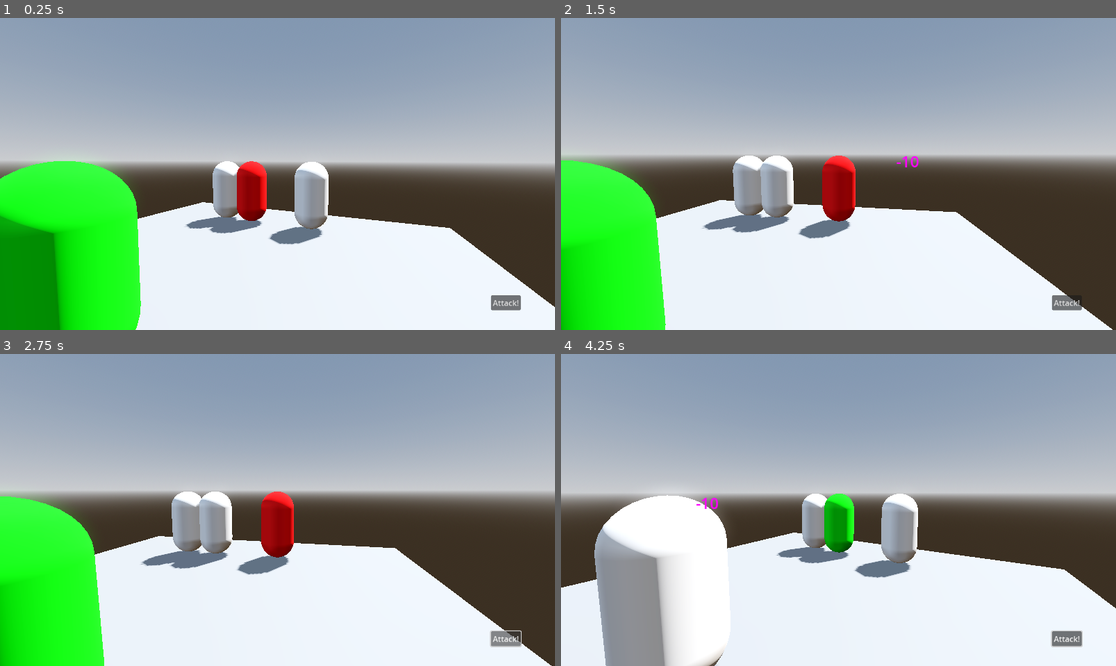
Above: before the commit, frames 1-4 (two rows, left to right).
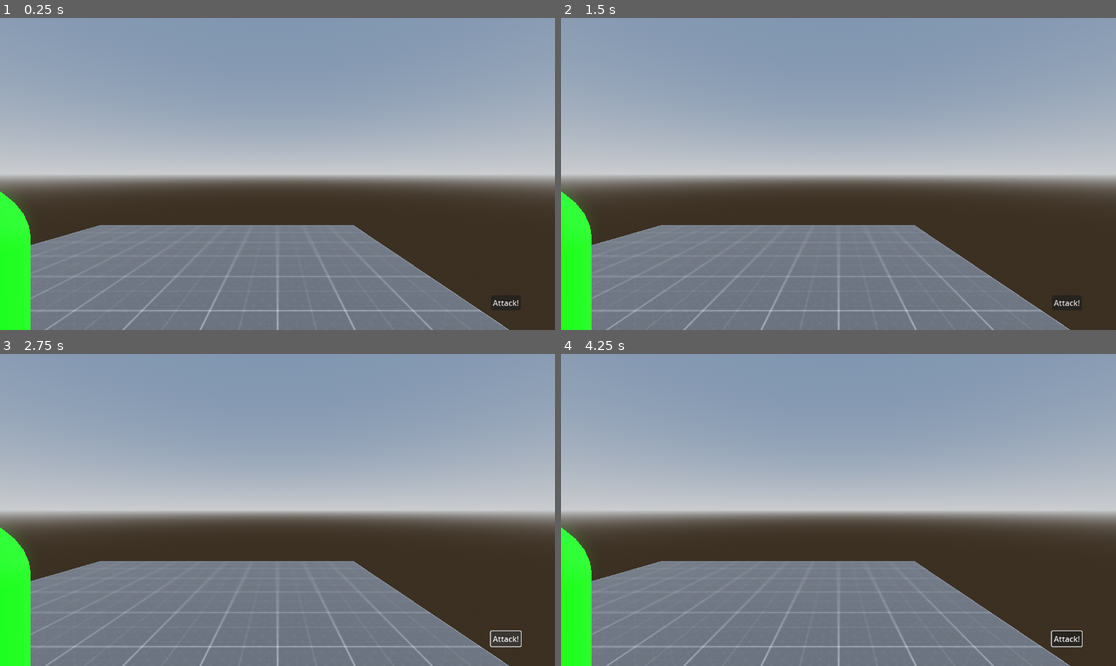
Above: after the commit, the same moments.

Repository: blazetbd/turnbaseddemo
Game: Godot game, scene res://battle_envs/world.tscn
Two runs of this game, one before a commit and one after it. Both use one fixed random seed, a clock stepped at 60 frames per second and the inputs below. Before the commit the project starts from res://world.tscn.
Inputs (mouse positions are in pixels of both pictures, inside the frame that each line leads up to):
- Up to frame 1 (0.25 s): no input
- Up to frame 2 (1.5 s): move the mouse to (960, 158) at 0.52 s; hold D (right) 0.53-1.28 s; hold Space (confirm) 0.53-1.28 s; click (960, 158) at 0.8 s; move the mouse to (727, 189) at 1.27 s; hold S (down) from 1.28 s (still down); click (727, 189) at 1.35 s
- Up to frame 3 (2.75 s): tap Space (confirm) at 1.55 s; release S (down) at 2 s; click "Attack!" at 2 s
- Up to frame 4 (4.25 s): tap Enter at 2.75 s; move the mouse to (894, 441) at 2.77 s; hold D (right) 2.78-3.53 s; hold Space (confirm) 2.78-3.53 s; click (894, 441) at 3.05 s; move the mouse to (810, 572) at 3.52 s; hold W (up) from 3.53 s (still down); click (810, 572) at 3.6 s; tap Space (confirm) at 3.8 s

The runs differ from the first frame. In frame 1, 45% of the frame differs, in the area x 0-100%, y 45-100%; in frame 2, 45%; in frame 3, 45%; in frame 4, 47%, in the area x 0-100%, y 42-100%.
Error after the commit: Invalid access to property or key 'global_position' on a base object of type 'Nil'. (res://battle_template/battle_template.gd:158)

Commit message:
Add overworld and enemy data handling

Diff:
--- a/turnbaseddemo/world.tscn
+++ b/turnbaseddemo/battle_envs/world.tscn
@@ -1,6 +1,7 @@
-[gd_scene load_steps=5 format=3 uid="uid://cyomn10mfpm0j"]
+[gd_scene load_steps=7 format=3 uid="uid://cyomn10mfpm0j"]
 
-[ext_resource type="Script" uid="uid://bu3wokvda3q1b" path="res://world.gd" id="1_f3sb7"]
+[ext_resource type="Script" uid="uid://bu3wokvda3q1b" path="res://battle_envs/world.gd" id="1_f3sb7"]
+[ext_resource type="Texture2D" uid="uid://sf0y6yr2jf2s" path="res://dev_textures/texture_05.png" id="2_na8yu"]
 
 [sub_resource type="ProceduralSkyMaterial" id="ProceduralSkyMaterial_f3sb7"]
 sky_horizon_color = Color(0.662243, 0.671743, 0.686743, 1)
@@ -15,6 +16,10 @@
 tonemap_mode = 2
 glow_enabled = true
 
+[sub_resource type="StandardMaterial3D" id="StandardMaterial3D_yynwj"]
+albedo_texture = ExtResource("2_na8yu")
+uv1_triplanar = true
+
 [node name="World" type="Node3D"]
 script = ExtResource("1_f3sb7")
 
@@ -27,6 +32,7 @@
 
 [node name="CSGBox3D" type="CSGBox3D" parent="."]
 transform = Transform3D(1, 0, 0, 0, 1, 0, 0, 0, 1, 0, -0.48048, 0)
+material_override = SubResource("StandardMaterial3D_yynwj")
 use_collision = true
 size = Vector3(10, 1, 10)
 
--- a/turnbaseddemo/battle_template/battle_template.gd
+++ b/turnbaseddemo/battle_template/battle_template.gd
@@ -1,11 +1,17 @@
 extends Node3D
 
+@onready var slot_1: Marker3D = $Enemies/Slot1
+@onready var slot_2: Marker3D = $Enemies/Slot2
+@onready var slot_3: Marker3D = $Enemies/Slot3
+@onready var slot_4: Marker3D = $Enemies/Slot4
+@onready var slot_5: Marker3D = $Enemies/Slot5
 
 var turn_queue: Array = []
 var current_unit: Character
 
 var enemies: Array[Node3D] = []
 var party: Array[Node3D] = []
+var enemy_slots := []
 var current_target_index: int = 0
 var current_target: Node3D = null
 var previous_target: Node3D = null
@@ -15,6 +21,7 @@
 
 
 func _ready() -> void:
+	Input.mouse_mode = Input.MOUSE_MODE_VISIBLE
 	load_enemies()
 	load_party()
 	turn_queue = get_unit_order()
@@ -26,6 +33,7 @@
 	if enemies.size() > 0:
 		current_target_index = 0
 		current_target = enemies[0]
+	set_camera()
 	next_turn()
 
 
@@ -40,22 +48,28 @@
 
 
 func load_enemies() -> void:
+	enemy_slots.append(slot_1)
+	enemy_slots.append(slot_2)
+	enemy_slots.append(slot_3)
+	enemy_slots.append(slot_4)
+	enemy_slots.append(slot_5)
+
 	var scene = load("res://character/character.tscn")
-	var enemy = scene.instantiate()
-	add_child(enemy)
-	enemy.team = "enemy"
-	enemy.global_position = $Enemies/Slot2.global_position
+	var enemy_array = Global.enemy_array
+	var j = 0
 
-	var enemy2 = scene.instantiate()
-	add_child(enemy2)
-	enemy2.team = "enemy"
-	enemy2.global_position = $Enemies/Slot4.global_position
+	for i in enemy_array:
+		var enemy = scene.instantiate()
+		add_child(enemy)
+		enemy.global_position = enemy_slots[j].global_position
+		enemy.team = i.team
+		enemy.health = i.health
+		enemy.attack = i.attack
+		enemy.speed = i.speed
+		j += 1
 
-	var enemy3 = scene.instantiate()
-	add_child(enemy3)
-	enemy3.team = "enemy"
-	enemy3.global_position = $Enemies/Slot1.global_position
-	#print("spawned")
+	print("[DEBUG] Enemies loaded!")
+
 
 
 func load_party() -> void:
@@ -65,6 +79,8 @@
 	party_member.speed = 20
 	party_member.team = "party"
 	party_member.global_position = $Party/Slot2.global_position
+
+	print("[DEBUG] Party loaded!")
 
 
 func next_turn():
@@ -129,18 +145,20 @@
 
 
 func toggle_color(target, color) -> void:
-	var mesh = target.model
-	var material = mesh.get_active_material(0)
+	if target != null:
+		var mesh = target.model
+		var material = mesh.get_active_material(0)
 
-	material.albedo_color = color
+		material.albedo_color = color
 
 
 func attack(target) -> void:
 	attacking = true
+	await get_tree().create_timer(1.5).timeout
 	show_damage_number(current_unit.attack, target.global_position + Vector3.UP * 2)
 	target.health -= current_unit.attack
 	print(target.team + ": " + str(target.health))
-	await get_tree().create_timer(3).timeout
+	await get_tree().create_timer(1.5).timeout
 	attacking = false
 
 
@@ -160,3 +178,10 @@
 	var all_units = get_tree().get_nodes_in_group("characters")
 	for unit in all_units:
 		toggle_color(unit, Color.WHITE)
+
+
+func set_camera():
+	var camera_rig = $CameraRig
+	camera_rig.global_position = party[0].global_position
+	camera_rig.global_position.y += 2
+	camera_rig.global_position.x += 2
--- /dev/null
+++ b/turnbaseddemo/global.gd
@@ -0,0 +1,4 @@
+extends Node
+
+
+@export var enemy_array = []
--- /dev/null
+++ b/turnbaseddemo/overworld/characters/enemy.gd
@@ -0,0 +1,18 @@
+extends CharacterBody3D
+
+
+@export var enemies = []
+@export var enemy1 = {"team": "enemy", "health": null, "attack": null, "speed": null}
+@export var enemy2 = {"team": "enemy", "health": null, "attack": null, "speed": null}
+@export var enemy3 = {"team": "enemy", "health": null, "attack": null, "speed": null}
+@export var enemy4 = {"team": "enemy", "health": null, "attack": null, "speed": null}
+@export var enemy5 = {"team": "enemy", "health": null, "attack": null, "speed": null}
+
+
+func _ready() -> void:
+	enemies.append(enemy1)
+	enemies.append(enemy2)
+	enemies.append(enemy3)
+	enemies.append(enemy4)
+	enemies.append(enemy5)
+	print(enemies)
--- /dev/null
+++ b/turnbaseddemo/overworld/characters/enemy.tscn
@@ -0,0 +1,24 @@
+[gd_scene load_steps=5 format=3 uid="uid://cdkgkds7bpxpx"]
+
+[ext_resource type="Script" uid="uid://dueder5kjkb3n" path="res://overworld/characters/enemy.gd" id="1_qjvlm"]
+
+[sub_resource type="CapsuleShape3D" id="CapsuleShape3D_m0csh"]
+
+[sub_resource type="StandardMaterial3D" id="StandardMaterial3D_qjvlm"]
+albedo_color = Color(1, 0, 0, 1)
+
+[sub_resource type="CapsuleMesh" id="CapsuleMesh_r4d1e"]
+
+[node name="Enemy" type="CharacterBody3D" groups=["overworld_enemies"]]
+script = ExtResource("1_qjvlm")
+
+[node name="CollisionShape3D" type="CollisionShape3D" parent="."]
+transform = Transform3D(1, 0, 0, 0, 1, 0, 0, 0, 1, 0, 1, 0)
+shape = SubResource("CapsuleShape3D_m0csh")
+
+[node name="Visuals" type="Node3D" parent="."]
+transform = Transform3D(1, 0, 0, 0, 1, 0, 0, 0, 1, 0, 1, 0)
+
+[node name="MeshInstance3D" type="MeshInstance3D" parent="Visuals"]
+material_override = SubResource("StandardMaterial3D_qjvlm")
+mesh = SubResource("CapsuleMesh_r4d1e")
--- /dev/null
+++ b/turnbaseddemo/overworld/characters/player.gd
@@ -0,0 +1,66 @@
+extends CharacterBody3D
+
+
+@onready var camera_mount: Node3D = $camera_mount
+@onready var visuals: Node3D = $Visuals
+@onready var animation_player: AnimationPlayer = $AnimationPlayer
+
+const SPEED = 5.0
+const JUMP_VELOCITY = 4.5
+
+var attacking := false
+
+@export var sens_horizontal = .2
+@export var sens_vertical = .2
+
+
+func _ready() -> void:
+	Input.mouse_mode = Input.MOUSE_MODE_CAPTURED
+
+
+func _input(event: InputEvent) -> void:
+	if event is InputEventMouseMotion:
+		rotate_y(deg_to_rad(-event.relative.x*sens_horizontal))
+		visuals.rotate_y(deg_to_rad(event.relative.x*sens_horizontal))
+		camera_mount.rotate_x(deg_to_rad(-event.relative.y*sens_vertical))
+
+	if Input.is_action_just_pressed("lclick"):
+		print("yea")
+		animation_player.play("attack")
+		attacking = true
+		await animation_player.animation_finished
+		attacking = false
+		animation_player.play("RESET")
+
+	if Input.is_action_pressed("exit"):
+		get_tree().quit()
+
+func _physics_process(delta: float) -> void:
+	if not is_on_floor():
+		velocity += get_gravity() * delta
+
+	var input_dir := Input.get_vector("left", "right", "up", "down")
+	var direction := (transform.basis * Vector3(input_dir.x, 0, input_dir.y)).normalized()
+	if direction:
+		#visuals.look_at(position+direction)
+
+		velocity.x = direction.x * SPEED
+		velocity.z = direction.z * SPEED
+	else:
+		velocity.x = move_toward(velocity.x, 0, SPEED)
+		velocity.z = move_toward(velocity.z, 0, SPEED)
+
+	move_and_slide()
+
+
+func _on_area_3d_body_entered(body: Node3D) -> void:
+	if body.is_in_group("overworld_enemies"):
+		for i in body.enemies:
+			if i.health != null and i.attack != null and i.speed != null:
+				Global.enemy_array.append(i)
+		body.call_deferred("queue_free")
+		call_deferred("_change_to_battle_scene")
+
+
+func _change_to_battle_scene() -> void:
+	get_tree().change_scene_to_file("res://battle_envs/world.tscn")
--- /dev/null
+++ b/turnbaseddemo/overworld/characters/player.tscn
@@ -0,0 +1,103 @@
+[gd_scene load_steps=8 format=3 uid="uid://d2rbg8iloa6i3"]
+
+[ext_resource type="Script" uid="uid://c0migm5kephwt" path="res://overworld/characters/player.gd" id="1_bro7v"]
+
+[sub_resource type="CapsuleShape3D" id="CapsuleShape3D_oby1d"]
+
+[sub_resource type="CapsuleMesh" id="CapsuleMesh_bro7v"]
+
+[sub_resource type="SphereShape3D" id="SphereShape3D_bro7v"]
+
+[sub_resource type="Animation" id="Animation_bro7v"]
+resource_name = "attack"
+length = 0.8
+tracks/0/type = "value"
+tracks/0/imported = false
+tracks/0/enabled = true
+tracks/0/path = NodePath("Visuals:position")
+tracks/0/interp = 1
+tracks/0/loop_wrap = true
+tracks/0/keys = {
+"times": PackedFloat32Array(0, 0.633333, 0.8),
+"transitions": PackedFloat32Array(1, 1, 1),
+"update": 0,
+"values": [Vector3(0, 1, 0), Vector3(0, 1, -0.477367), Vector3(0, 1, 0)]
+}
+tracks/1/type = "value"
+tracks/1/imported = false
+tracks/1/enabled = true
+tracks/1/path = NodePath("Visuals:rotation")
+tracks/1/interp = 1
+tracks/1/loop_wrap = true
+tracks/1/keys = {
+"times": PackedFloat32Array(0, 0.433333, 0.633333, 0.8),
+"transitions": PackedFloat32Array(1, 1, 1, 1),
+"update": 0,
+"values": [Vector3(0, 0, 0), Vector3(0.660834, 0, 0), Vector3(-0.697957, 0, 0), Vector3(0, 0, 0)]
+}
+
+[sub_resource type="Animation" id="Animation_oby1d"]
+length = 0.001
+tracks/0/type = "value"
+tracks/0/imported = false
+tracks/0/enabled = true
+tracks/0/path = NodePath("Visuals:position")
+tracks/0/interp = 1
+tracks/0/loop_wrap = true
+tracks/0/keys = {
+"times": PackedFloat32Array(0),
+"transitions": PackedFloat32Array(1),
+"update": 0,
+"values": [Vector3(0, 1, 0)]
+}
+tracks/1/type = "value"
+tracks/1/imported = false
+tracks/1/enabled = true
+tracks/1/path = NodePath("Visuals:rotation")
+tracks/1/interp = 1
+tracks/1/loop_wrap = true
+tracks/1/keys = {
+"times": PackedFloat32Array(0),
+"transitions": PackedFloat32Array(1),
+"update": 0,
+"values": [Vector3(0, 0, 0)]
+}
+
+[sub_resource type="AnimationLibrary" id="AnimationLibrary_62jwq"]
+_data = {
+&"RESET": SubResource("Animation_oby1d"),
+&"attack": SubResource("Animation_bro7v")
+}
+
+[node name="Player" type="CharacterBody3D"]
+script = ExtResource("1_bro7v")
+
+[node name="CollisionShape3D" type="CollisionShape3D" parent="."]
+transform = Transform3D(1, 0, 0, 0, 1, 0, 0, 0, 1, 0, 1, 0)
+shape = SubResource("CapsuleShape3D_oby1d")
+
+[node name="Visuals" type="Node3D" parent="."]
+transform = Transform3D(1, 0, 0, 0, 1, 0, 0, 0, 1, 0, 1, 0)
+
+[node name="MeshInstance3D" type="MeshInstance3D" parent="Visuals"]
+mesh = SubResource("CapsuleMesh_bro7v")
+skeleton = NodePath("../..")
+
+[node name="Area3D" type="Area3D" parent="Visuals"]
+transform = Transform3D(1, 0, 0, 0, 1, 0, 0, 0, 1, 0, 0.506238, 0)
+
+[node name="CollisionShape3D" type="CollisionShape3D" parent="Visuals/Area3D"]
+shape = SubResource("SphereShape3D_bro7v")
+
+[node name="camera_mount" type="Node3D" parent="."]
+transform = Transform3D(1, 0, 0, 0, 1, 0, 0, 0, 1, 0, 1.55162, 0)
+
+[node name="Camera3D" type="Camera3D" parent="camera_mount"]
+transform = Transform3D(1, 0, 0, 0, 1, 0, 0, 0, 1, 1, 0.604978, 3)
+
+[node name="AnimationPlayer" type="AnimationPlayer" parent="."]
+libraries = {
+&"": SubResource("AnimationLibrary_62jwq")
+}
+
+[connection signal="body_entered" from="Visuals/Area3D" to="." method="_on_area_3d_body_entered"]
--- /dev/null
+++ b/turnbaseddemo/overworld/overworld.tscn
@@ -0,0 +1,62 @@
+[gd_scene load_steps=8 format=3 uid="uid://clp4ouwy8euxd"]
+
+[ext_resource type="PackedScene" uid="uid://d2rbg8iloa6i3" path="res://overworld/characters/player.tscn" id="1_jv32c"]
+[ext_resource type="Texture2D" uid="uid://sf0y6yr2jf2s" path="res://dev_textures/texture_05.png" id="1_w0qnv"]
+[ext_resource type="PackedScene" uid="uid://cdkgkds7bpxpx" path="res://overworld/characters/enemy.tscn" id="3_criu7"]
+
+[sub_resource type="ProceduralSkyMaterial" id="ProceduralSkyMaterial_jv32c"]
+sky_horizon_color = Color(0.662243, 0.671743, 0.686743, 1)
+ground_horizon_color = Color(0.662243, 0.671743, 0.686743, 1)
+
+[sub_resource type="Sky" id="Sky_w0qnv"]
+sky_material = SubResource("ProceduralSkyMaterial_jv32c")
+
+[sub_resource type="Environment" id="Environment_criu7"]
+background_mode = 2
+sky = SubResource("Sky_w0qnv")
+tonemap_mode = 2
+glow_enabled = true
+
+[sub_resource type="StandardMaterial3D" id="StandardMaterial3D_criu7"]
+albedo_texture = ExtResource("1_w0qnv")
+uv1_triplanar = true
+
+[node name="Overworld" type="Node3D"]
+
+[node name="WorldEnvironment" type="WorldEnvironment" parent="."]
+environment = SubResource("Environment_criu7")
+
+[node name="DirectionalLight3D" type="DirectionalLight3D" parent="."]
+transform = Transform3D(-0.866023, -0.433016, 0.250001, 0, 0.499998, 0.866027, -0.500003, 0.749999, -0.43301, 0, 0, 0)
+shadow_enabled = true
+
+[node name="Map" type="Node3D" parent="."]
+
+[node name="CSGBox3D" type="CSGBox3D" parent="Map"]
+transform = Transform3D(1, 0, 0, 0, 1, 0, 0, 0, 1, 0, 4.96338, 0)
+material_override = SubResource("StandardMaterial3D_criu7")
+use_collision = true
+size = Vector3(1000, 10.927, 1000)
+
+[node name="CSGBox3D2" type="CSGBox3D" parent="Map/CSGBox3D"]
+transform = Transform3D(1, 0, 0, 0, 1, 0, 0, 0, 1, 0, 0.429016, 0)
+operation = 2
+size = Vector3(999, 10.069, 999)
+
+[node name="Player" parent="." instance=ExtResource("1_jv32c")]
+transform = Transform3D(1, 0, 0, 0, 1, 0, 0, 0, 1, 0, 0.649379, 0)
+
+[node name="Enemy" parent="." instance=ExtResource("3_criu7")]
+transform = Transform3D(1, 0, 0, 0, 1, 0, 0, 0, 1, 2.99975, 0.568713, -7.11607)
+enemy1 = {
+"attack": 10,
+"health": 100,
+"speed": 100,
+"team": "enemy"
+}
+enemy2 = {
+"attack": 5,
+"health": 5,
+"speed": 10,
+"team": "enemy"
+}
--- a/turnbaseddemo/project.godot
+++ b/turnbaseddemo/project.godot
@@ -15,9 +15,14 @@
 config/features=PackedStringArray("4.4", "Forward Plus")
 config/icon="res://icon.svg"
 
+[autoload]
+
+Global="*res://global.gd"
+
 [global_group]
 
 characters=""
+overworld_enemies=""
 
 [input]
 
@@ -46,3 +51,13 @@
 "events": [Object(InputEventKey,"resource_local_to_scene":false,"resource_name":"","device":-1,"window_id":0,"alt_press …(191 unchanged characters)…
 ]
 }
+exit={
+"deadzone": 0.2,
+"events": [Object(InputEventKey,"resource_local_to_scene":false,"resource_name":"","device":-1,"window_id":0,"alt_pressed":false,"shift_pressed":false,"ctrl_pressed":false,"meta_pressed":false,"pressed":false,"keycode":0,"physical_keycode":4194305,"key_label":0,"unicode":0,"location":0,"echo":false,"script":null)
+]
+}
+lclick={
+"deadzone": 0.2,
+"events": [Object(InputEventMouseButton,"resource_local_to_scene":false,"resource_name":"","device":-1,"window_id":0,"alt_pressed":false,"shift_pressed":false,"ctrl_pressed":false,"meta_pressed":false,"button_mask":0,"position":Vector2(0, 0),"global_position":Vector2(0, 0),"factor":1.0,"button_index":1,"canceled":false,"pressed":false,"double_click":false,"script":null)
+]
+}
--- a/turnbaseddemo/ui/damage_number.tscn
+++ b/turnbaseddemo/ui/damage_number.tscn
@@ -5,6 +5,21 @@
 [sub_resource type="LabelSettings" id="LabelSettings_k1ckd"]
 font_size = 32
 font_color = Color(1, 0, 1, 1)
+
+[sub_resource type="Animation" id="Animation_613vb"]
+length = 0.001
+tracks/0/type = "value"
+tracks/0/imported = false
+tracks/0/enabled = true
+tracks/0/path = NodePath("Label:label_settings:font_size")
+tracks/0/interp = 1
+tracks/0/loop_wrap = true
+tracks/0/keys = {
+"times": PackedFloat32Array(0),
+"transitions": PackedFloat32Array(1),
+"update": 1,
+"values": [32]
+}
 
 [sub_resource type="Animation" id="Animation_k1ckd"]
 resource_name = "show_damage"
@@ -19,21 +34,6 @@
 "transitions": PackedFloat32Array(1, 1),
 "update": 1,
 "values": [32, 60]
-}
-
-[sub_resource type="Animation" id="Animation_613vb"]
-length = 0.001
-tracks/0/type = "value"
-tracks/0/imported = false
-tracks/0/enabled = true
-tracks/0/path = NodePath("Label:label_settings:font_size")
-tracks/0/interp = 1
-tracks/0/loop_wrap = true
-tracks/0/keys = {
-"times": PackedFloat32Array(0),
-"transitions": PackedFloat32Array(1),
-"update": 1,
-"values": [32]
 }
 
 [sub_resource type="AnimationLibrary" id="AnimationLibrary_613vb"]
Renamed: turnbaseddemo/world.gd -> turnbaseddemo/battle_envs/world.gd
Renamed: turnbaseddemo/world.gd.uid -> turnbaseddemo/battle_envs/world.gd.uid
Binary file added: turnbaseddemo/dev_textures/texture_01.png
Not shown, added: turnbaseddemo/dev_textures/texture_01.png.import
Binary file added: turnbaseddemo/dev_textures/texture_02.png
Not shown, added: turnbaseddemo/dev_textures/texture_02.png.import
Binary file added: turnbaseddemo/dev_textures/texture_03.png
Not shown, added: turnbaseddemo/dev_textures/texture_03.png.import
Binary file added: turnbaseddemo/dev_textures/texture_04.png
Not shown, added: turnbaseddemo/dev_textures/texture_04.png.import
Binary file added: turnbaseddemo/dev_textures/texture_05.png
Not shown, added: turnbaseddemo/dev_textures/texture_05.png.import
(and 19 more such lines)
